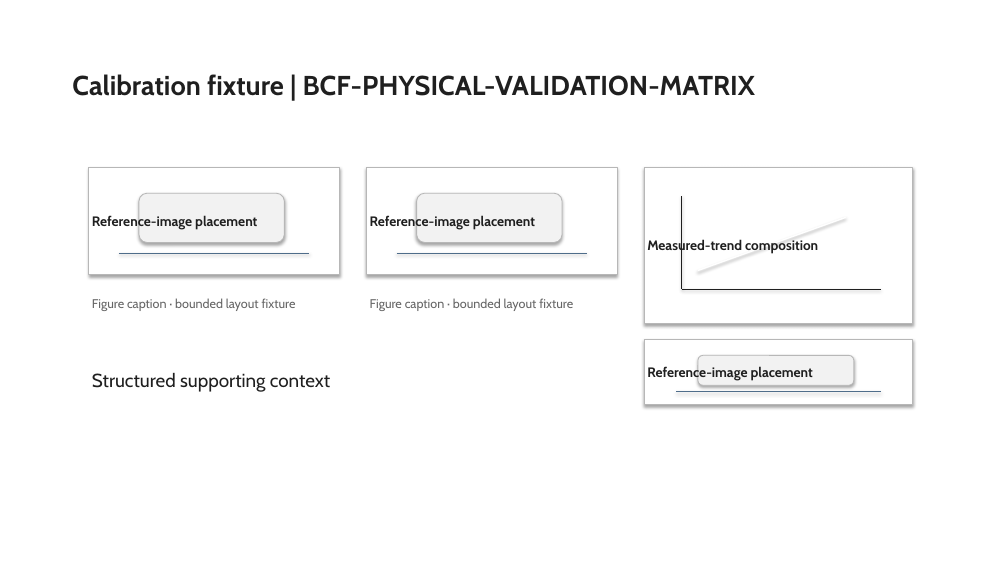
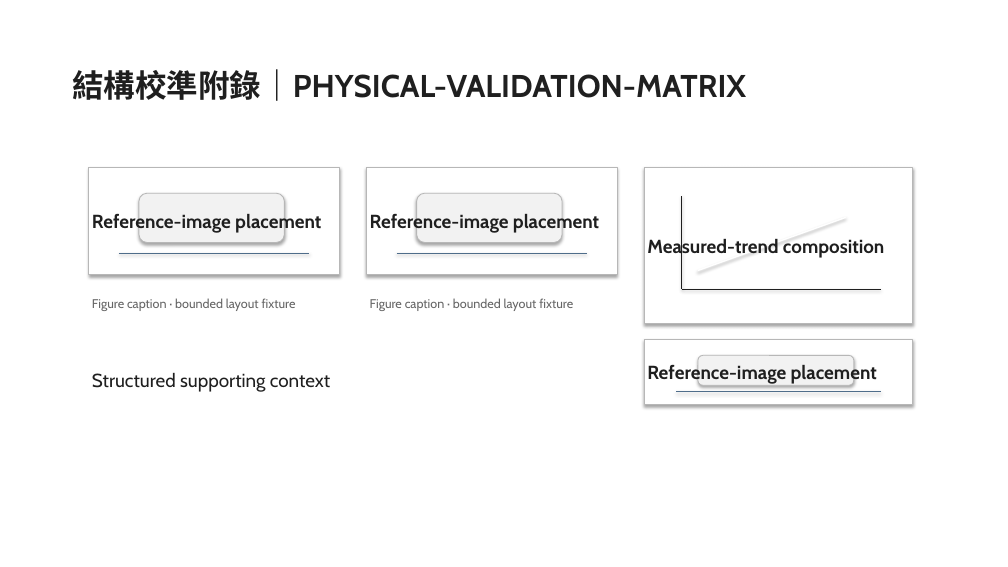
Before and after one commit to Gary0915/AI-Research-SKILLs, a slide deck: slide 25 of thesis-deck-system/artifacts/phase3/planner-composition-candidate-review.pptx (slide 20 before the commit). Drawn at 1008x567 pixels with LibreOffice and Linux fonts; fonts in the diff are those of the drawing. Boxes give left, top, right and bottom in pixels: in the first picture for what was removed or moved away, otherwise in the second. Text is boxed around its words. In the diff, an @@ line names an element or a change of style, - is before the commit and + after.

```diff
--- a/thesis-deck-system/artifacts/phase3/planner-composition-candidate-review.pptx
+++ b/thesis-deck-system/artifacts/phase3/planner-composition-candidate-review.pptx
@@ title at [72, 69, 746, 101]: text changed; size 26 to 30 pt @@
-Calibration fixture | BCF-PHYSICAL-VALIDATION-MATRIX
+結構校準附錄｜PHYSICAL-VALIDATION-MATRIX
@@ size 13 to 18 pt in 4 elements at [92, 212, 321, 233], [370, 212, 599, 233], [647, 237, 884, 258], [647, 364, 877, 385] @@
```
Also in this commit, not shown: 9 other slides changed, 21 slides added, 16 slides removed, 11 other files.
